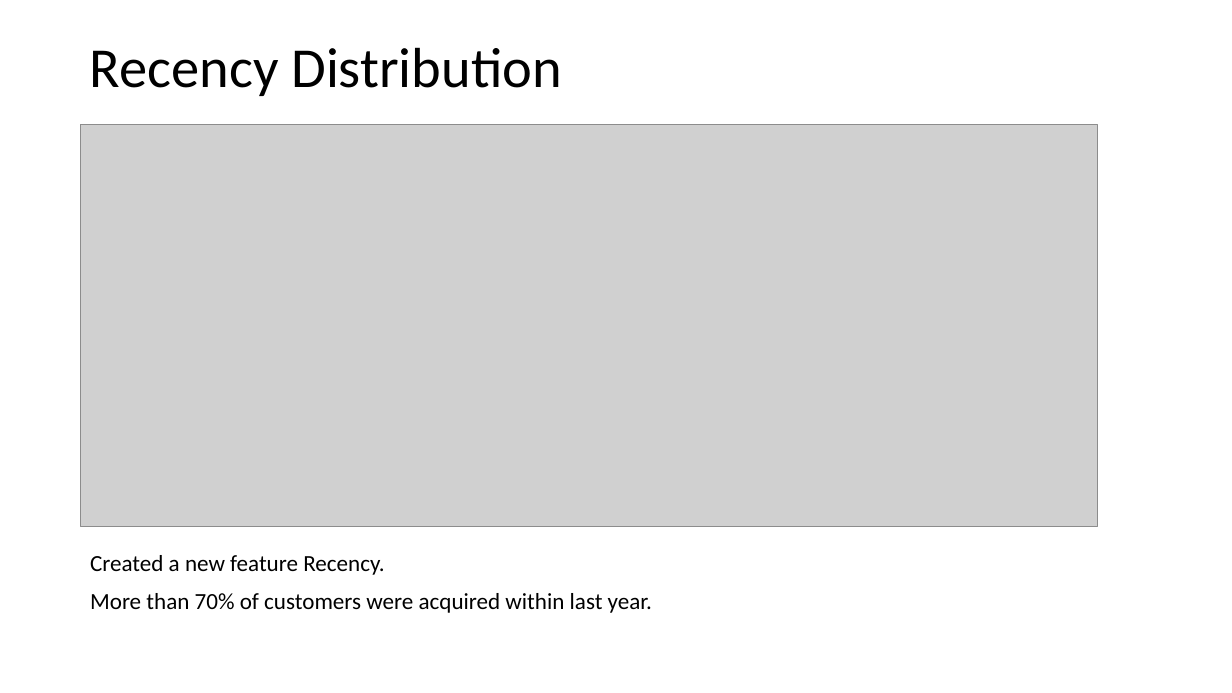
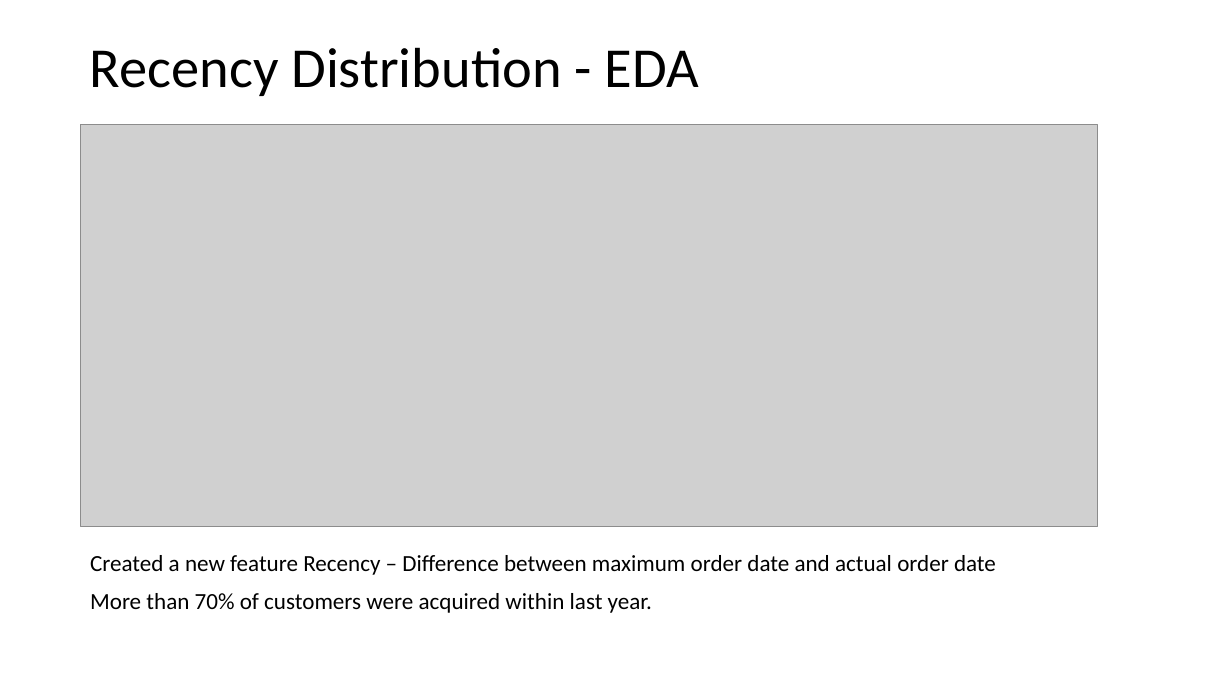
Before and after one commit to saigurram/Customer-Lifetime-Value-Prediction, a slide deck: slide 10 of Customer_Lifetimevalue_Prediction.pptx. Drawn at 1232x693 pixels with LibreOffice and Linux fonts; fonts in the diff are those of the drawing; grey boxes stand for pictures. Boxes give left, top, right and bottom in pixels: in the first picture for what was removed or moved away, otherwise in the second. Text is boxed around its words. In the diff, an @@ line names an element or a change of style, - is before the commit and + after.

```diff
--- a/Customer_Lifetimevalue_Prediction.pptx
+++ b/Customer_Lifetimevalue_Prediction.pptx
@@ text at <box>90,47,699,96</box>: text changed @@
-Recency Distribution
+Recency Distribution - EDA
@@ text at <box>90,555,996,575</box>: text changed @@
-Created a new feature Recency.
+Created a new feature Recency – Difference between maximum order date and actual order date
```
Also in this commit, not shown: 9 other slides changed, 4 slides added, 2 slides removed.
